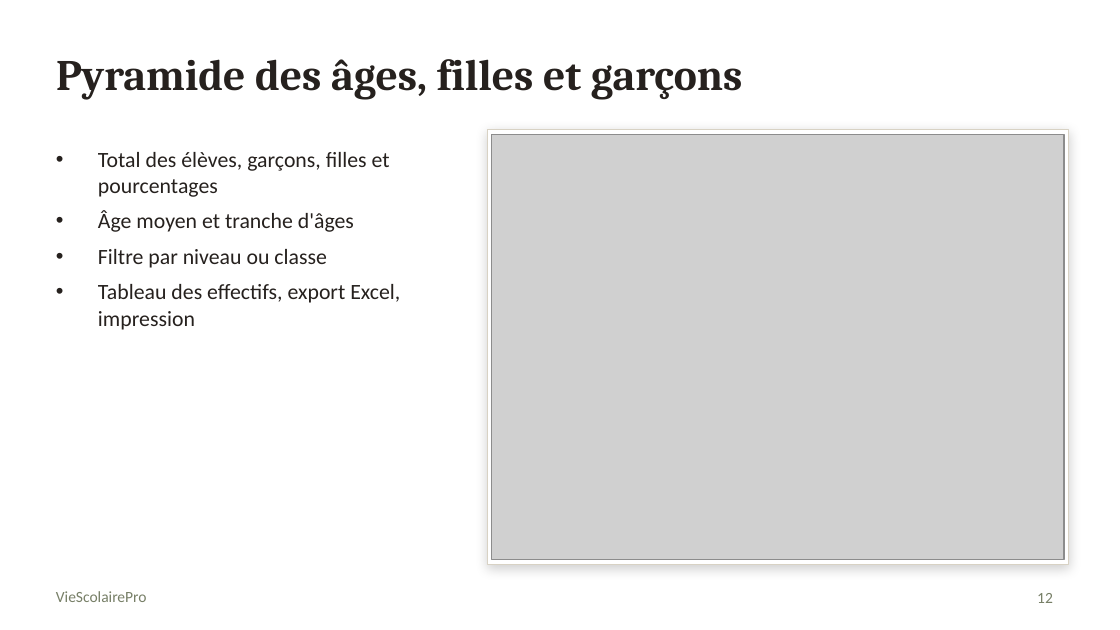
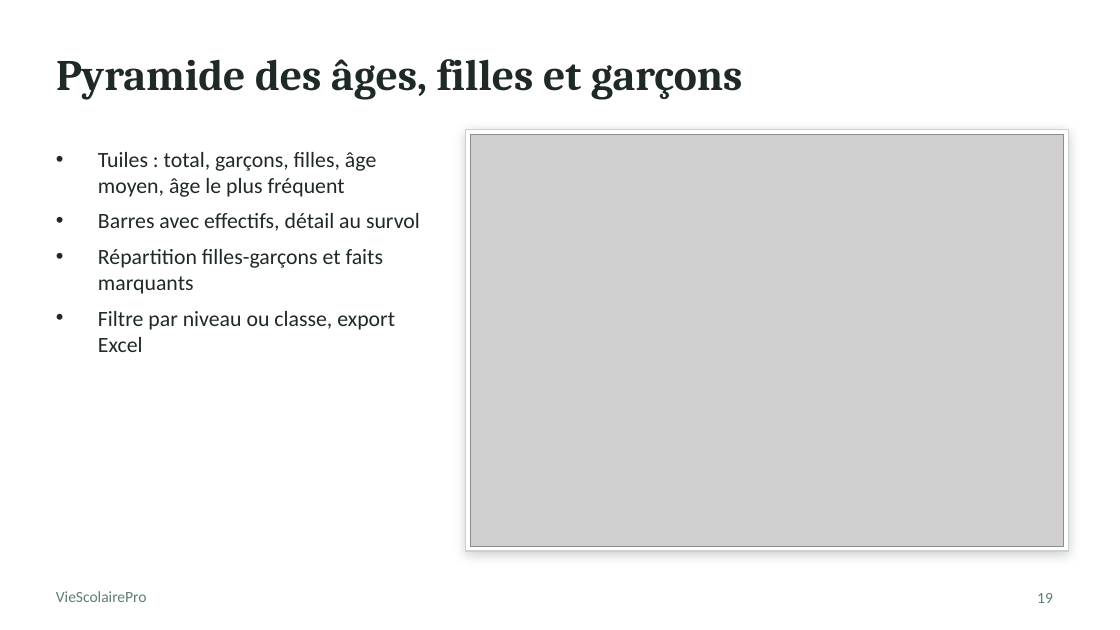
Before and after one commit to selwateaching/academie, a slide deck: slide 19 of presentation/VieScolairePro_presentation.pptx (slide 12 before the commit). Drawn at 1120x630 pixels with LibreOffice and Linux fonts; fonts in the diff are those of the drawing; grey boxes stand for pictures. Boxes give left, top, right and bottom in pixels: in the first picture for what was removed or moved away, otherwise in the second. Text is boxed around its words. In the diff, an @@ line names an element or a change of style, - is before the commit and + after.

```diff
--- a/presentation/VieScolairePro_presentation.pptx
+++ b/presentation/VieScolairePro_presentation.pptx
@@ rectangle: place and size @@
-rectangle at (487,130,1068,564)
+rectangle at (466,130,1068,551)
@@ rectangle at (466,130,1068,551): outline #D8D2C4 0.75 pt to #C9D3CD 0.75 pt @@
@@ picture: place and size @@
-picture at (492,134,1064,560)
+picture at (470,134,1064,547)
@@ text at (98,152,420,352): text changed; text colour #26211E to #1F2A24 @@
-• Total des élèves, garçons, filles et pourcentages
-• Âge moyen et tranche d'âges
-• Filtre par niveau ou classe
-• Tableau des effectifs, export Excel, impression
+• Tuiles : total, garçons, filles, âge moyen, âge le plus fréquent
+• Barres avec effectifs, détail au survol
+• Répartition filles-garçons et faits marquants
+• Filtre par niveau ou classe, export Excel
@@ text "VieScolairePro" at (56,591,147,602): text colour #777F67 to #5E7F72 @@
@@ page number at (1037,593,1053,603): text changed; text colour #777F67 to #5E7F72 @@
-12
+19
```
Also in this commit, not shown: 17 other slides changed, 17 slides added, 2 slides removed, 42 other files.
